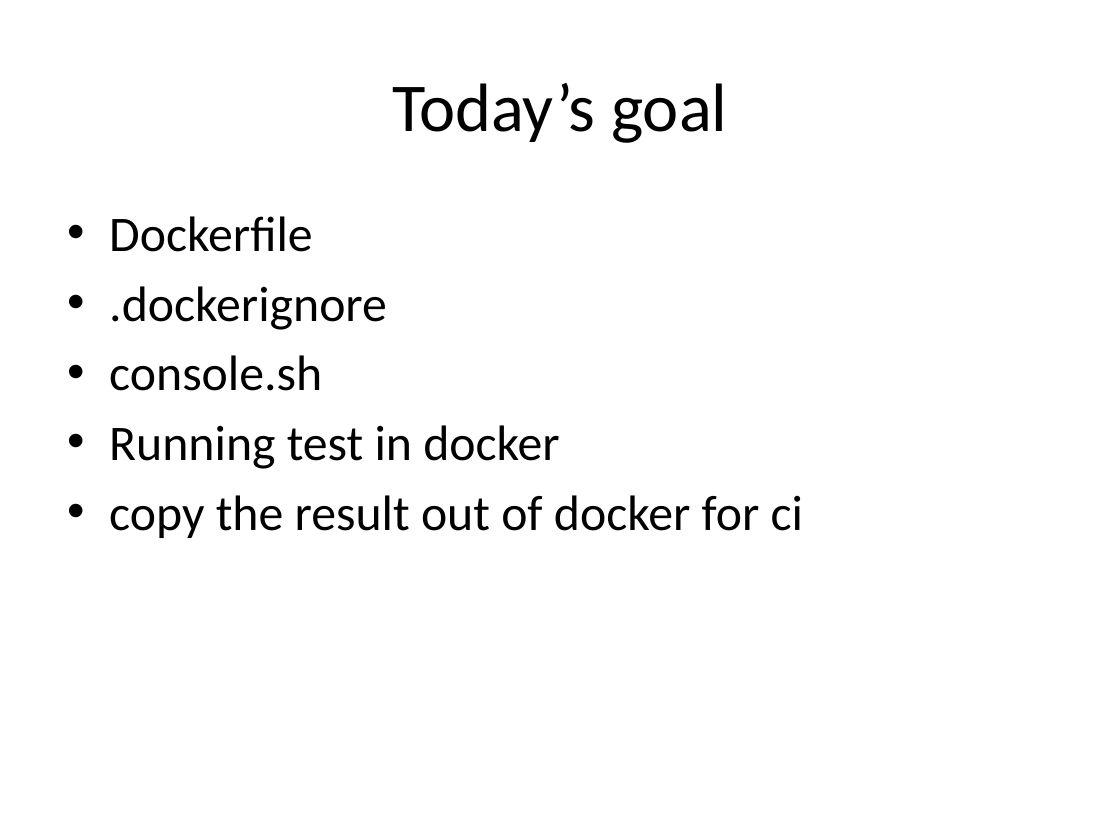
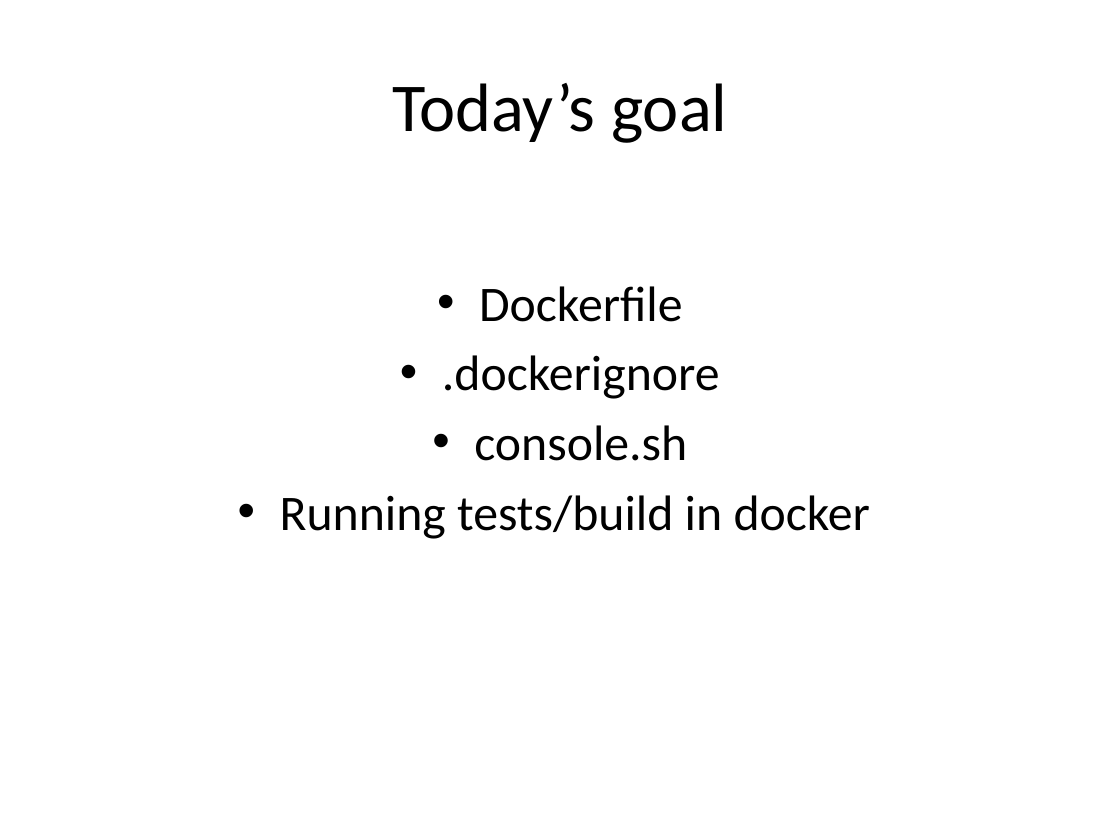
Before and after one commit to wrasdf/ddd-workshop, a slide deck: slide 3 of day-2/ddd-2.pptx. Drawn at 1120x840 pixels with LibreOffice and Linux fonts; fonts in the diff are those of the drawing. Boxes give left, top, right and bottom in pixels: in the first picture for what was removed or moved away, otherwise in the second. Text is boxed around its words. In the diff, an @@ line names an element or a change of style, - is before the commit and + after.

Commit message:
Update

```diff
--- a/day-2/ddd-2.pptx
+++ b/day-2/ddd-2.pptx
@@ text at (x1=442, y1=286, x2=720, y2=461): alignment left to centre @@
@@ text at (x1=280, y1=495, x2=871, y2=539): text changed @@
-• Running test in docker
-• copy the result out of docker for ci
+• Running tests/build in docker
```
Also in this commit, not shown: 2 other slides changed, 3 slides added.
